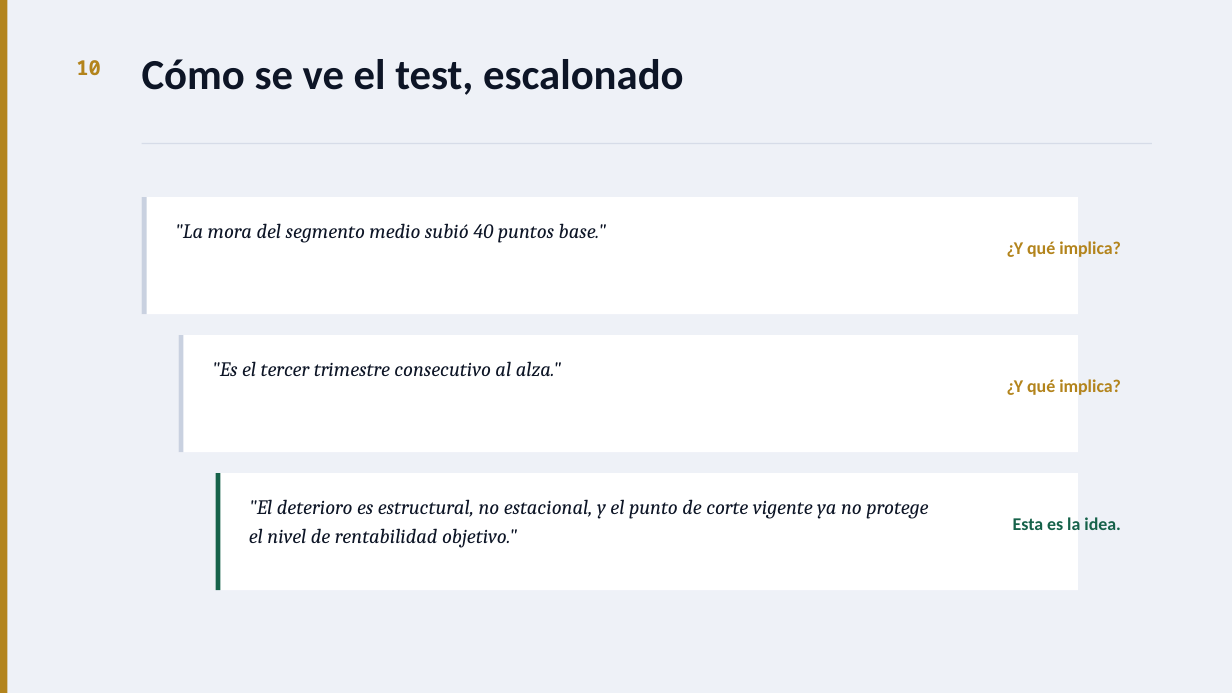
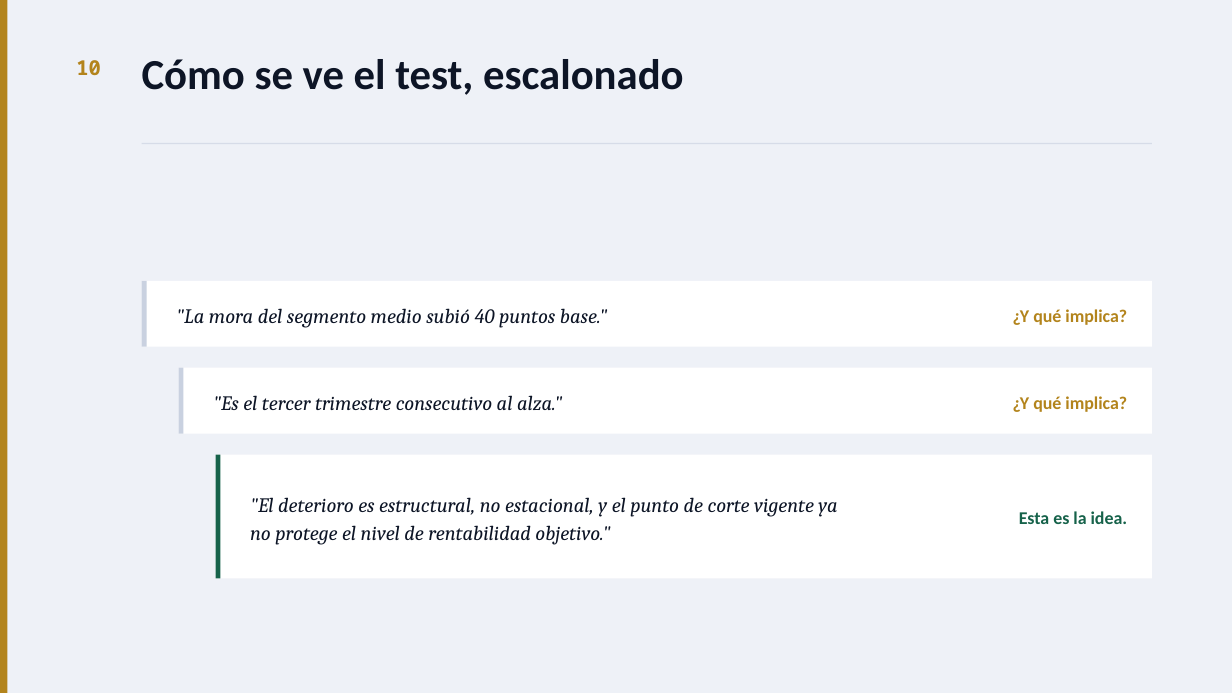
Before and after one commit to jonathanvazh/conclusion-first, a slide deck: slide 11 of Taller-conclusion-primero.pptx. Drawn at 1232x693 pixels with LibreOffice and Linux fonts; fonts in the diff are those of the drawing. Boxes give left, top, right and bottom in pixels: in the first picture for what was removed or moved away, otherwise in the second. Text is boxed around its words. In the diff, an @@ line names an element or a change of style, - is before the commit and + after.

```diff
--- a/Taller-conclusion-primero.pptx
+++ b/Taller-conclusion-primero.pptx
@@ rectangle: place and size @@
-rectangle at [142, 197, 1078, 314]
+rectangle at [142, 281, 1152, 346]
@@ rectangle: place and size @@
-rectangle at [142, 197, 147, 314]
+rectangle at [142, 281, 147, 346]
@@ text ""La mora del segmento medio ...": place and size @@
-text ""La mora del segmento medio ..." at [175, 223, 606, 243]
+text ""La mora del segmento medio ..." at [176, 308, 607, 328]
@@ vertical alignment top to middle in 6 elements at [1013, 396, 1127, 412], [213, 395, 562, 410], [1019, 511, 1128, 524], [250, 497, 837, 545], [176, 308, 607, 328], [1013, 309, 1127, 325] @@
@@ text "¿Y qué implica?": place and size @@
-text "¿Y qué implica?" at [1007, 241, 1121, 257]
+text "¿Y qué implica?" at [1013, 309, 1127, 325]
@@ rectangle: place and size @@
-rectangle at [179, 335, 1078, 452]
+rectangle at [179, 367, 1152, 432]
@@ rectangle: place and size @@
-rectangle at [179, 335, 184, 452]
+rectangle at [179, 367, 184, 432]
@@ text ""Es el tercer trimestre consecutivo ...": place and size @@
-text ""Es el tercer trimestre consecutivo ..." at [212, 361, 561, 376]
+text ""Es el tercer trimestre consecutivo ..." at [213, 395, 562, 410]
@@ rectangle: place and size @@
-rectangle at [216, 473, 221, 590]
+rectangle at [216, 455, 221, 578]
@@ rectangle: place and size @@
-rectangle at [216, 473, 1078, 590]
+rectangle at [216, 455, 1152, 578]
```
Also in this commit, not shown: 9 other slides changed, 13 other files.
